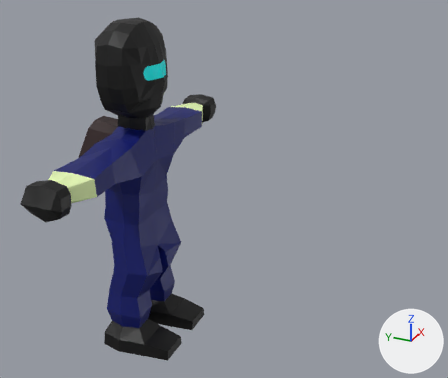
Renders of the Blender file Assets/Models/Ninja.blend from each side of a commit.
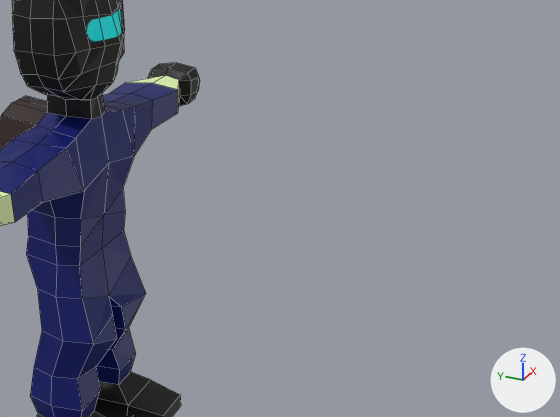
Each version appears first whole from a camera (50 mm lens) standing at (-5.51, -3.54, 4.86) and looking at (-0.01, -1.07, 2.11), and next in a close-up on the part from 20% to 100% of the width and 14% to 85% of the height. The lights are fixed; the arrows at lower right show +X, +Y and +Z. The close-ups show mesh edges as thin lines.

Names of what the first close-up shows: 'TheMan'.
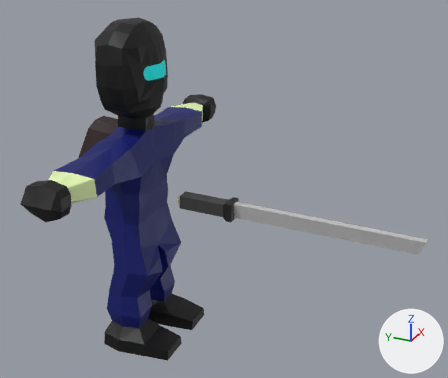
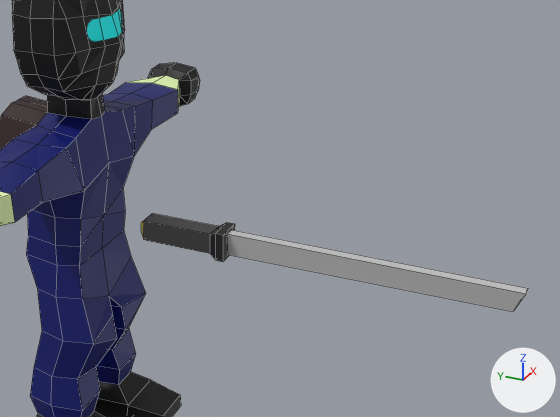
Scene script edits in JSON lines:
```json
{"op": "add", "block": "me_cube_001", "code": ["me_cube_001 = bpy.data.meshes.new('Cube.001')", "me_cube_001.from_pydata(...)  # 28 vertices, 26 faces; spans x -0.1..0.1, y -3.18..-0.52, z 1.77..1.98", "me_cube_001.materials.append(mat_material)  # picture img_ninja_png"]}
{"op": "add", "block": "ob_sword", "code": ["ob_sword = bpy.data.objects.new('Sword', me_cube_001)", "ob_sword.location = (0.0, 0.0, 0.0)"]}
```

Boxes (x1, y1, x2, y2) around the edits, measured in the close-ups (560 x 417 px):
```json
{"object": "Sword", "change": "added", "after": [141, 213, 528, 312]}
```
